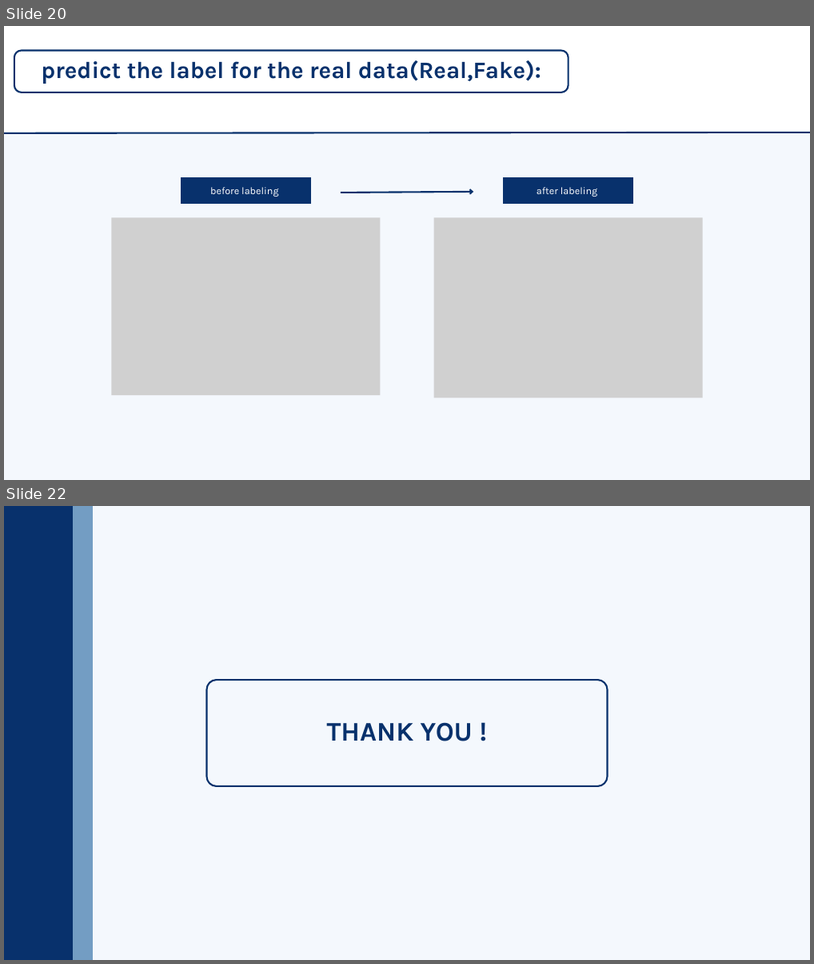
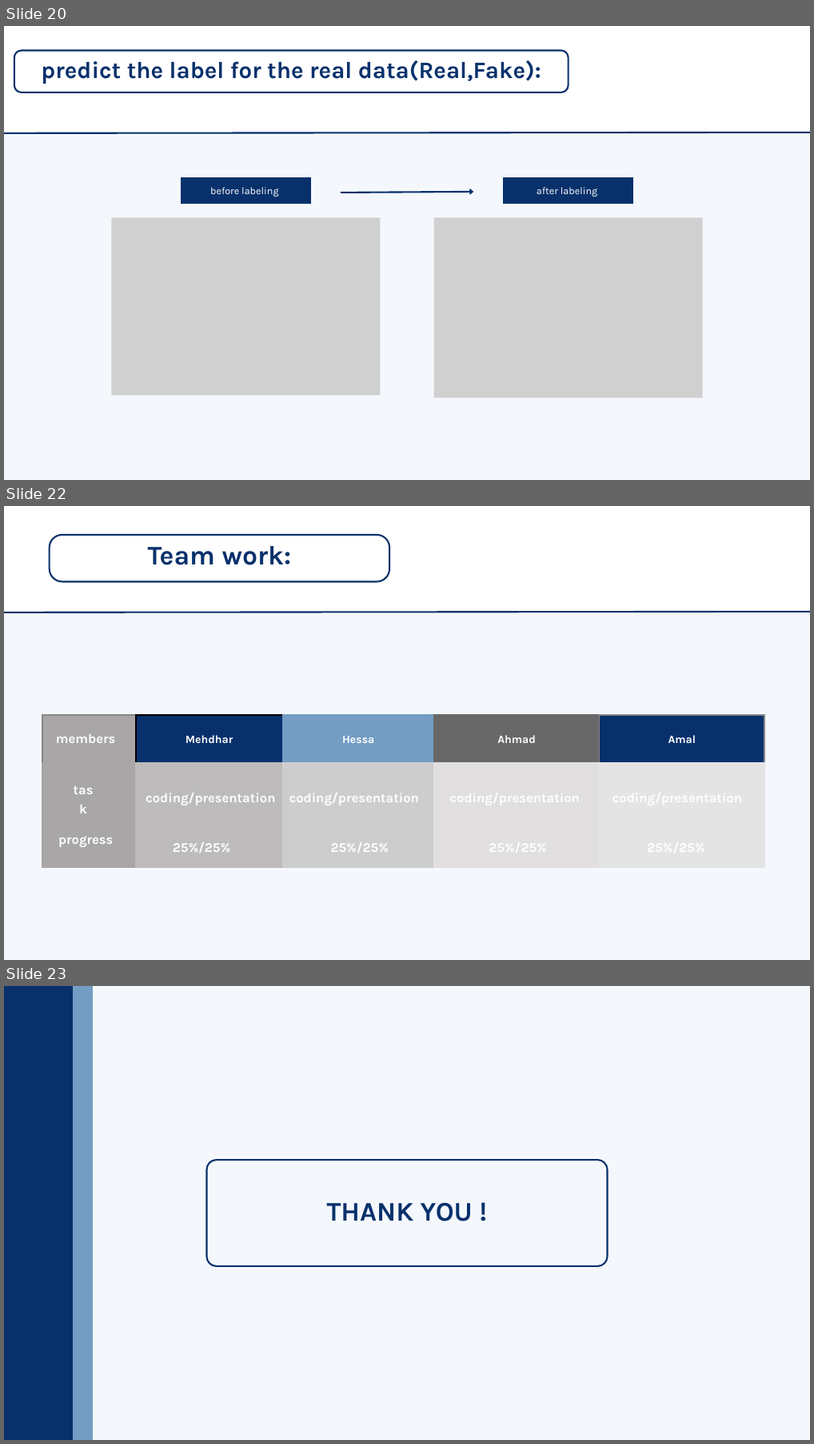
Before and after one commit to mehdhar-saggaf/NLP-news-classification-fake-real-, a slide deck: NLP_project/NLP-news-classification-fake-real/presentation/NLP-news-classification-fake-real.pptx. Shown one above the other, each under a label of ours: slides 20 and 22 before the commit, slides 20, 22 and 23 after it; the slides between them are not shown. The pictures are 814x964 and 814x1444 pixels, drawn with LibreOffice and Linux fonts; fonts in the diff are those of the drawing; grey boxes stand for pictures. Boxes give left, top, right and bottom in pixels: in the first picture for what was removed or moved away, otherwise in the second. Text is boxed around its words. In the diff, an @@ line names an element or a change of style, - is before the commit and + after.

```diff
--- a/NLP_project/NLP-news-classification-fake-real/presentation/NLP-news-classification-fake-real.pptx
+++ b/NLP_project/NLP-news-classification-fake-real/presentation/NLP-news-classification-fake-real.pptx
@@ slide 22 added at (x1=4, y1=506, x2=810, y2=960), background #F4F8FD @@
@@ freeform shape added at (x1=4, y1=506, x2=810, y2=613), fill #FFFFFF @@
@@ freeform shape added at (x1=49, y1=535, x2=390, y2=581), outline #08316C 3 pt @@
@@ text added at (x1=148, y1=546, x2=292, y2=565), 48 pt, text #08316C, bold @@
+Team work:
@@ line added from (4, 612) to (810, 612), #08316C 3 pt @@
@@ table added at (x1=42, y1=715, x2=765, y2=867), 3 rows, 5 columns @@
+ | Mehdhar | Hessa | Ahmad | Amal
+ |  |  |  | 
+ |  |  |  | 
@@ text added at (x1=56, y1=734, x2=115, y2=743), 23.7 pt, text #FFFFFF, bold @@
+members
@@ text added at (x1=70, y1=779, x2=97, y2=796), 23.7 pt, text #FFFFFF, bold @@
+task
@@ text added at (x1=146, y1=792, x2=276, y2=805), 23.7 pt, text #FFFFFF, bold @@
+coding/presentation
@@ text added at (x1=290, y1=792, x2=420, y2=805), 23.7 pt, text #FFFFFF, bold @@
+coding/presentation
@@ text added at (x1=58, y1=836, x2=113, y2=847), 23.7 pt, text #FFFFFF, bold @@
+progress
@@ text added at (x1=173, y1=842, x2=230, y2=852), 23.7 pt, text #FFFFFF, bold @@
+25%/25%
@@ text added at (x1=331, y1=842, x2=389, y2=852), 23.7 pt, text #FFFFFF, bold @@
+25%/25%
@@ what was slide 22 is now slide 23 @@
```
Also in this commit, not shown: 4 slides changed.
